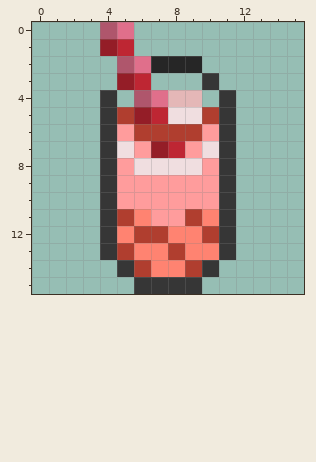
Two states of a pixel-art sprite, BobaCafe/[JA]BobaCafe/Objects/Strawberry Boba Tea/object.png. This is how it looked before the edit.
The file is 16x16 pixels. Colours within 5 levels of each other are drawn and written as one.
Once edited:
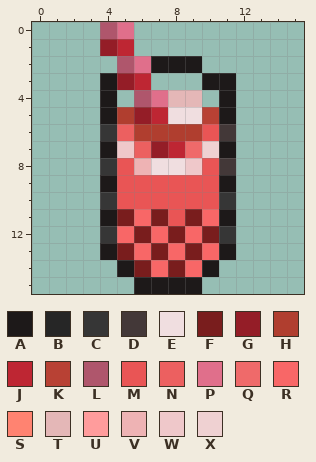
Palette (. is transparent): A #1d1919  B #262626  C #363636  D #433838  E #f0dee0  F #791d1d  G #941d27  H #b03e2f  J #be2633  K #b84134  L #af566c  M #e95555  N #ec6060  P #e06f8b  Q #ef6a6a  R #f86767  S #ff8371  T #e4b7b7  U #ff9c9c  V #eeb3b4  W #efc8ca  X #efd1d2
Edits made:
Changed rows in their new state; - is an unchanged pixel.
first column x 4:
 2 ---AAA--
 3 A-----AA
 4 A------A
 5 A-----KA
 6 -N----MD
 7 AWN--QXA
 8 -MV--WMD
 9 AMMMMMMA
10 -MMMMMM-
11 AFRFMFRA
12 -RFRFRF-
13 AFRFRFRA
14 -AFRFRA-
15 --AAAA--
Where, in picture pixels (left, top, right, bottom), the same in both pictures:
changed: (100, 56, 236, 294)
